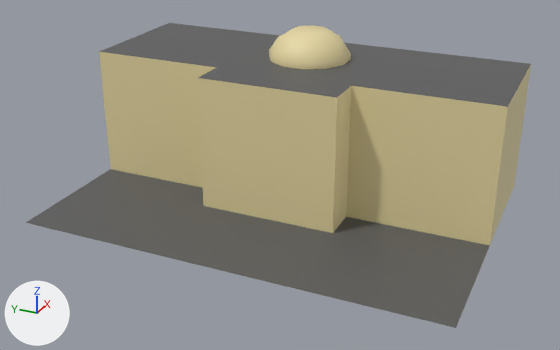
Renders of the glTF model assets/buildings/3x2_Museum.col.glb from each side of a commit.
Camera for both pictures: a camera (50 mm lens) standing at (-92.6, -41.4, 50.8) and looking at (-2.4, -0.8, 5.7). Arrows for +X, +Y and +Z are at lower left; the lights stay in place. Vertices at the same position are counted once.

Objects in the first picture: '3x2_Museum.col'.
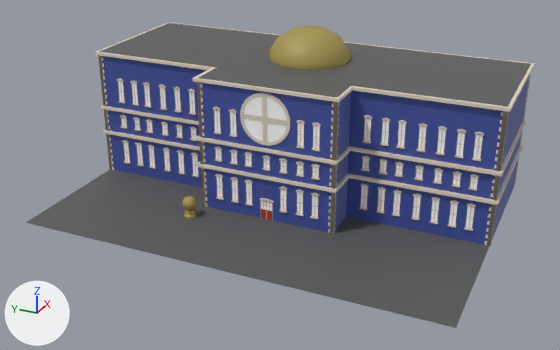
Commit message: added updated buildings

Location of each change, [x1, y1, x2, y2] in pixels of the pictures (560 x 350 px):
```json
{"object": "3x2_Museum.col", "change": "reshaped", "before": [26, 23, 531, 328], "after": [26, 22, 535, 328]}
{"part": 1, "of": "me_plane_040", "change": "added", "after": [95, 22, 535, 246]}
{"part": 2, "of": "me_plane_040", "change": "recoloured", "before": [102, 56, 529, 244], "after": [102, 56, 529, 244], "on screen": "beige to blue"}
{"part": 3, "of": "me_plane_040", "change": "recoloured", "before": [269, 25, 351, 69], "after": [269, 25, 351, 69], "on screen": "beige to yellow"}
```

Edits to the scene script, one JSON object a line:
```json
{"op": "add", "block": "mat_blew", "code": ["mat_blew = principled_material('Blew')", "mat_blew.base_color = (0.0569, 0.0873, 0.356)  # blue #4353a1"]}
{"op": "add", "block": "mat_material_045", "code": ["mat_material_045 = principled_material('Material.045')", "mat_material_045.base_color = (0.392, 0.309, 0.0777)  # yellow #a8974f"]}
{"op": "add", "block": "mat_red", "code": ["mat_red = principled_material('red')", "mat_red.base_color = (0.377, 0.043, 0.0253)  # red #a53a2c"]}
{"op": "add", "block": "mat_glass", "code": ["mat_glass = principled_material('Glass')", "mat_glass.base_color = (1.0, 1.0, 1.0)  # white #ffffff", "mat_glass.metallic = 1.0", "mat_glass.roughness = 1.0"]}
{"op": "add", "block": "mat_building", "code": ["mat_building = principled_material('Building')", "mat_building.base_color = (0.772, 0.675, 0.551)  # light grey #e4d6c4"]}
{"block": "me_plane_040", "where": "# used by ob_3x2_museum_col; location = (0.0, 0.0, 0.0)"}
{"op": "remove", "block": "me_plane_040", "code": "me_plane_040.from_pydata(...)  # 70 vertices, 120 faces; spans x -20.0..20.0, y -30.0..30.0, z 0.0..23.4"}
{"op": "add", "block": "me_plane_040", "code": "me_plane_040.from_pydata(...)  # 7132 vertices, 13218 faces; spans x -20.0..20.4, y -30.4..30.4, z 0.0..23.4"}
{"block": "me_plane_040", "change": "me_plane_040 part 1: 7062 vertices added at x -9.8..20.4, y -30.4..30.4, z 0.0..19.3"}
{"block": "me_plane_040", "change": "me_plane_040 part 2: 28 faces spanning x -5.3..20.0, y -30.0..30.0, z 0.0..19.3 switch from mat_material_055 (beige #e7d8a3) to mat_blew (blue #4353a1)"}
{"block": "me_plane_040", "change": "me_plane_040 part 3: 82 faces spanning x 4.2..15.8, y -5.8..5.8, z 19.3..23.4 switch from mat_material_055 (beige #e7d8a3) to mat_material_045 (yellow #a8974f)"}
{"block": "me_plane_040", "change": "me_plane_040 part 4: the surface is now shaded flat"}
{"op": "add", "block": "me_plane_040", "code": "me_plane_040.materials.append(mat_red)  # red #a53a2c"}
{"op": "add", "block": "me_plane_040", "code": "me_plane_040.materials.append(mat_glass)  # white #ffffff"}
{"op": "add", "block": "me_plane_040", "code": "me_plane_040.materials.append(mat_building)  # light grey #e4d6c4"}
```
